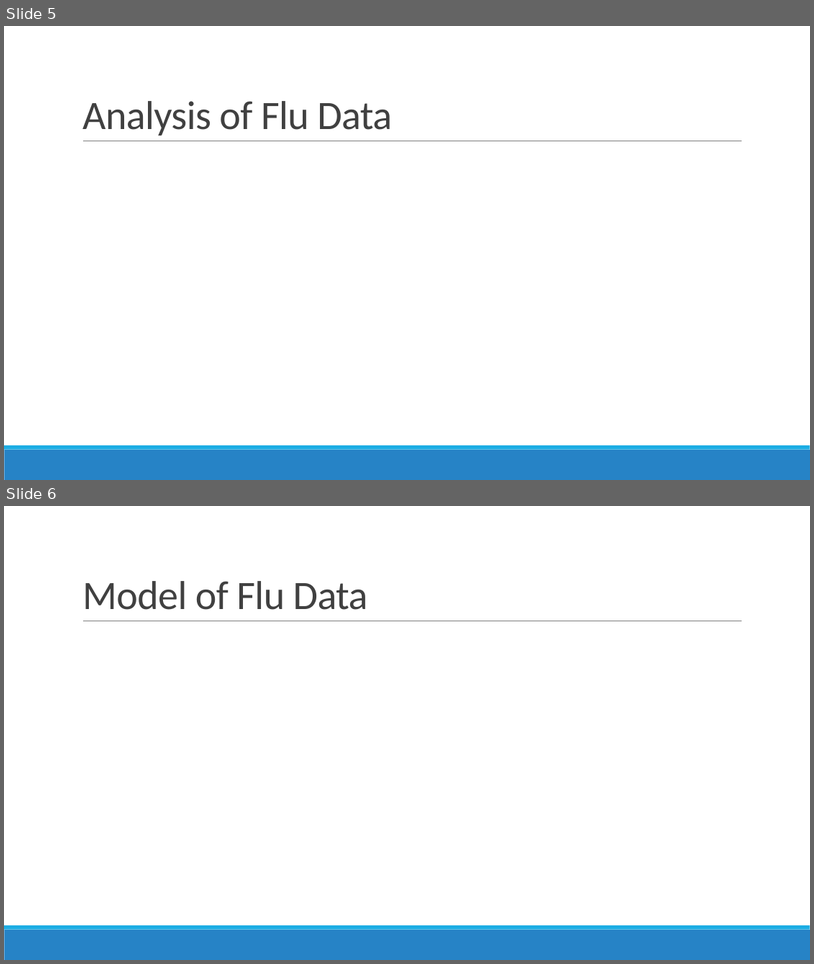
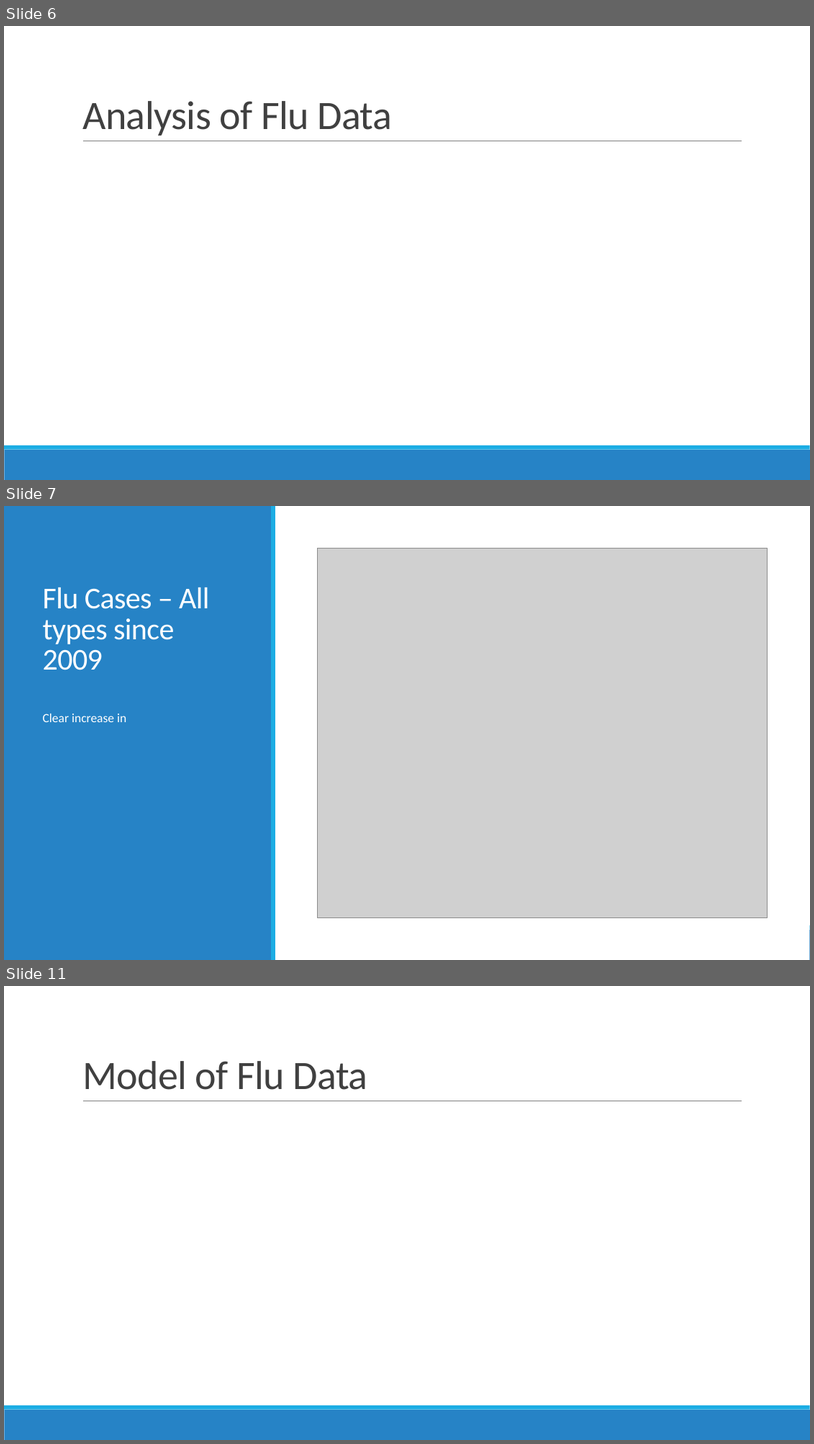
Before and after one commit to nthomas4103/TimeSeriesProject2018, a slide deck: 2019_Flu_Season_Forecast.pptx. Shown one above the other, each under a label of ours: slides 5 and 6 before the commit, slides 6, 7 and 11 after it; the slides between them are not shown. The pictures are 814x964 and 814x1444 pixels, drawn with LibreOffice and Linux fonts; fonts in the diff are those of the drawing; grey boxes stand for pictures. Boxes give left, top, right and bottom in pixels: in the first picture for what was removed or moved away, otherwise in the second. Text is boxed around its words. In the diff, an @@ line names an element or a change of style, - is before the commit and + after.

```diff
--- a/2019_Flu_Season_Forecast.pptx
+++ b/2019_Flu_Season_Forecast.pptx
@@ slide 7 added at [4,506,810,960], background #FFFFFF; not listed: 2 template elements that a slide beside it also shows @@
@@ rectangle added at [4,506,810,960], fill #FFFFFF @@
@@ rectangle added at [4,506,272,960], fill #2683C6 @@
@@ rectangle added at [271,506,275,960], fill #1CADE4 @@
@@ picture added at [318,548,767,917] @@
@@ title added at [43,587,209,670], 36 pt, text #FFFFFF @@
+Flu Cases – All types since 2009
@@ text added at [43,713,126,722], 15 pt, text #FFFFFF @@
+  Clear increase in
@@ what was slide 5 is now slide 6 @@
@@ what was slide 6 is now slide 11 @@
```
Also in this commit, not shown: 2 slides changed, 5 other slides added.
